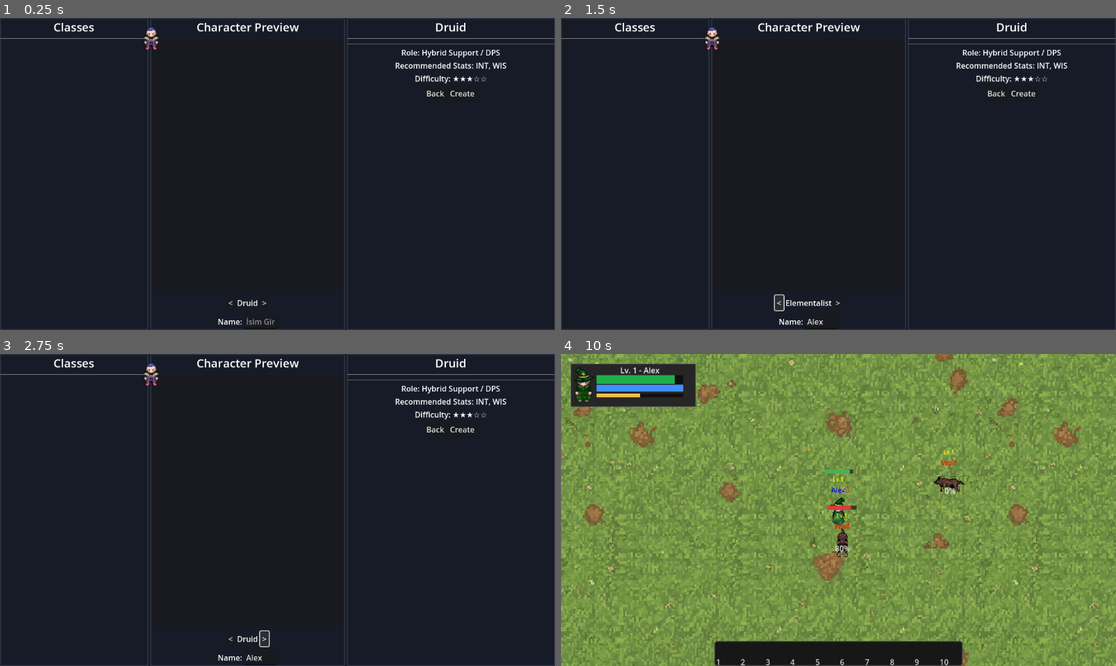
Above: before the commit, frames 1-4 (two rows, left to right).
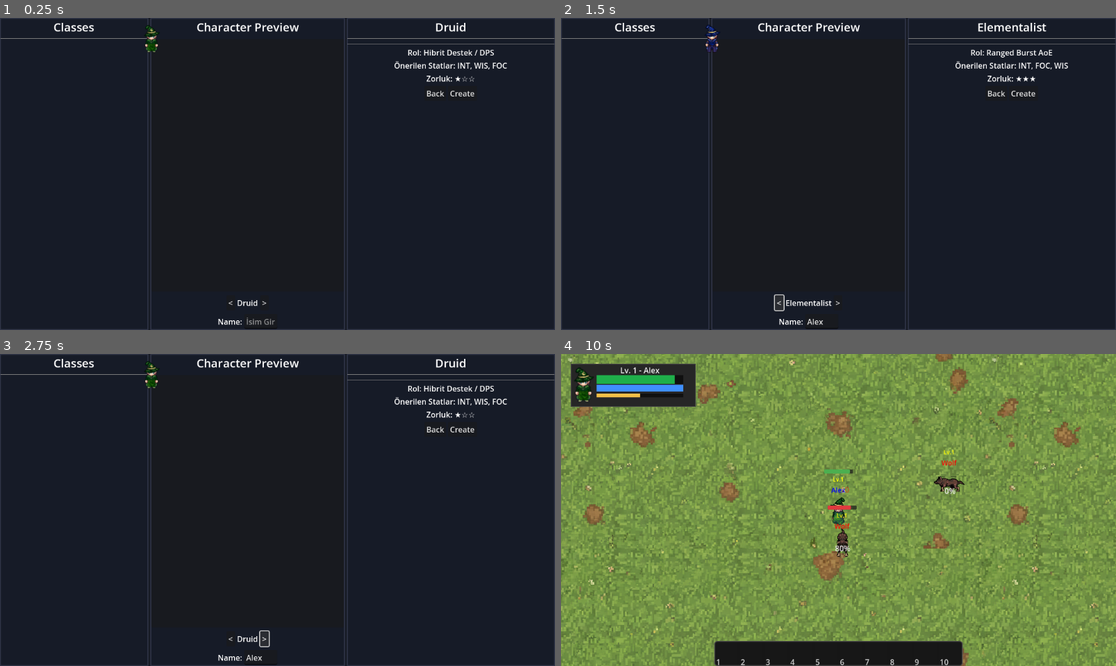
Above: after the commit, the same moments.

Repository: Galadrih/eternal-realms
Game: Godot game, scene res://scenes/character_creator.tscn
Same seed, same stepped clock (60 frames per second), same inputs: the game is played once before the commit and once after it. This scene is started directly instead of the project's main scene.
Inputs (mouse positions are in pixels of both pictures, inside the frame that each line leads up to):
- Up to frame 1 (0.25 s): no input
- Up to frame 2 (1.5 s): click (821, 320) at 0.52 s; type "Alex" at 0.6 s; click "<" at 1.25 s
- Up to frame 3 (2.75 s): click ">" at 2 s
- Up to frame 4 (10 s): click "Create" at 2.75 s; tap Enter at 3.5 s; move the mouse to (960, 494) at 3.52 s; hold Right (ui_right) 3.53-4.25 s; hold Space (player_attack) 3.53-4.25 s; click (960, 494) at 3.67 s; drag from (727, 525) to (771, 603) at 4.27 s; move the mouse to (894, 441) at 5.02 s; hold Right (ui_right) 5.03-5.75 s; hold H (test_damage) 5.03-5.75 s; drag from (810, 572) to (1038, 450) at 5.77 s; move the mouse to (1005, 556) at 6.52 s; hold Left (ui_left) 6.53-7.25 s; hold L (test_xp) 6.53-7.25 s; drag from (672, 463) to (1071, 469) at 7.27 s; move the mouse to (866, 510) at 8.02 s; hold Down (ui_down) 8.03-8.75 s; hold Space (player_attack) 8.03-8.75 s; click (866, 510) at 8.17 s; drag from (755, 432) to (727, 525) at 8.77 s; move the mouse to (960, 494) at 9.52 s; hold Up (ui_up) from 9.53 s (still down); hold H (test_damage) from 9.53 s (still down)

The runs differ from the first frame. In frame 1, 0.8% of the frame differs, in the area x 25-92%, y 2-22%; in frame 2, 1.0%, in the area x 25-92%, y 1-22%; in frame 3, 0.8%; in frame 4, less than 0.1%.
Error before the commit: Invalid assignment of property or key 'texture' with value of type 'CompressedTexture2D' on a base object of type 'null instance'. (res://scripts/character_cre…

Commit message:
Local character creator updates before merge

Diff:
--- a/scripts/character_creator.gd
+++ b/scripts/character_creator.gd
@@ -6,10 +6,10 @@
 # --------------------------------------------------------------------
 
 # --- SOL PANEL ---
-@onready var class_list: VBoxContainer = %ClassList
+@onready var class_list: VBoxContainer = $MarginContainer/MainHBox/LeftPanel/ClassVBox/ClassScroll/ClassList
 
 # --- ORTA PANEL ---
-@onready var preview_sprite: Sprite2D = %PreviewSprite
+@onready var preview_sprite: Sprite2D = $MarginContainer/MainHBox/CenterPanel/CenterVBox/PreviewFrame/PreviewCenter/PreviewSprite
 @onready var current_class_label: Label = $MarginContainer/MainHBox/CenterPanel/CenterVBox/ClassSwitchHBox/CurrentClassLabel
 @onready var next_class_button: Button = $MarginContainer/MainHBox/CenterPanel/CenterVBox/ClassSwitchHBox/NextClassButton
 @onready var previous_class_button: Button = $MarginContainer/MainHBox/CenterPanel/CenterVBox/ClassSwitchHBox/PrevClassButton
@@ -53,7 +53,7 @@
         "stats": "INT, FOC, WIS",
         "difficulty": "★★★"
     },
-    # Diğer class’ları da aynı formatla ekleyebilirsin
+    # Diğer class’ları aynı formatta buraya ekleyebilirsin
 ]
 
 var current_class_index: int = 0
@@ -132,11 +132,14 @@
 
     current_class_label.text = class_name_str
 
-    var tex: Texture2D = load(String(data["sprite_path"]))
-    if tex:
-        preview_sprite.texture = tex
+    if preview_sprite:
+        var tex: Texture2D = load(String(data["sprite_path"]))
+        if tex:
+            preview_sprite.texture = tex
+        else:
+            push_warning("Sprite bulunamadı: %s" % [data["sprite_path"]])
     else:
-        push_warning("Sprite bulunamadı: %s" % [data["sprite_path"]])
+        push_warning("preview_sprite node'u bulunamadı, texture atanamadı.")
 
     class_name_label.text = class_name_str
     lore_text.text = lore
